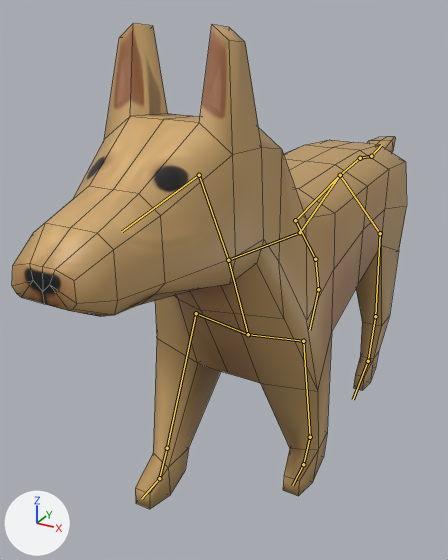
The FBX model Puppy Search/Assets/Models/Dog/Dog.fbx as it was, and as the next commit left it.
The view is the same before and after, from a 50 mm camera at (0.662, -1.701, 1.204) aimed at (-0.159, -0.208, 0.457). The axes (+X, +Y, +Z) are drawn at lower left. The lights are the same throughout. Both versions are drawn at frame 28 of the action 'Armature|DogWalk'; the numbers are the values there. The bones that bend it are drawn over the model as lines. Mesh edges are drawn as thin lines.

In view in the first picture: 'Dog'.
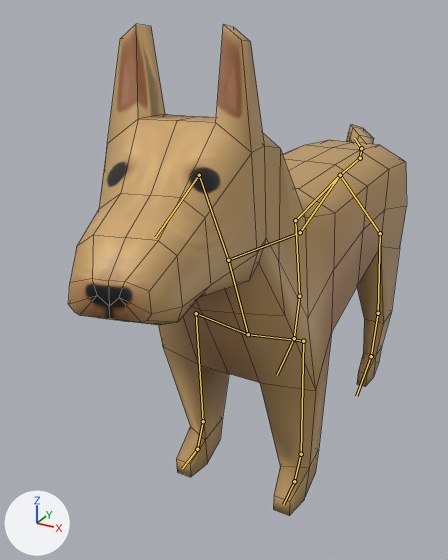
The edits, one by one:
Bone 'Bone.002' (bone_bone_002) turns from (0, 0, 0) to (1, -2, -14) degrees about its own x, y and z.
Bone 'Bone.005' (bone_bone_005) turns from (9, 0, 5) to (0, 0, 0) degrees about its own x, y and z.
Bone 'Bone.007' (bone_bone_007) turns from (-12, -1, -6) to (0, 0, 0) degrees about its own x, y and z.
Bone 'Bone.017' (bone_bone_017) turns from (-28, 3, 11) to (0, 0, 0) degrees about its own x, y and z.
Bone 'Bone.018' (bone_bone_018) turns from (23, 2, -9) to (0, 0, 0) degrees about its own x, y and z.
Bone 'Bone.011' (bone_bone_011) turns from (-23, -6, 2) to (-42, -71, 56) degrees about its own x, y and z.
Bone 'Bone.013' (bone_bone_013) turns from (-3, 0, -2) to (0, 0, 0) degrees about its own x, y and z.
Bone 'Bone.021' (bone_bone_021) turns from (22, 4, -23) to (0, 0, 0) degrees about its own x, y and z.

What differs and where, as boxes (x1, y1, x2, y2) in the pictures (448 x 560 px):
'Dog', posed (14% narrower): before (12, 23, 407, 509); after (68, 24, 407, 516)
bone 'Bone.002', root to tip: before (199, 175) to (122, 231); after (199, 175) to (155, 237)
bone 'Bone.005', root to tip: before (303, 341) to (310, 437); after (303, 341) to (301, 454)
bone 'Bone.007', root to tip: before (310, 437) to (303, 464); after (301, 454) to (294, 481)
bone 'Bone.017', root to tip: before (196, 313) to (167, 448); after (196, 313) to (203, 421)
bone 'Bone.018', root to tip: before (167, 448) to (159, 478); after (203, 421) to (197, 449)
bone 'Bone.011', root to tip: before (360, 158) to (371, 156); after (360, 158) to (361, 148)
bone 'Bone.013', root to tip: before (380, 233) to (375, 316); after (380, 233) to (378, 313)
bone 'Bone.021', root to tip: before (295, 220) to (315, 259); after (295, 220) to (299, 296)
